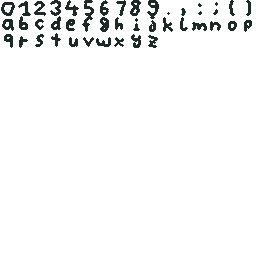
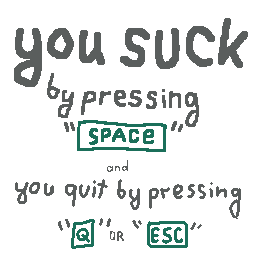
Two versions of the same layered image (256x256). Layer-by-layer changes:
renamed "numbers" to "font", hid it over <box>1,0,252,48</box>
showed "instructions", painted on it over <box>14,18,248,249</box>
